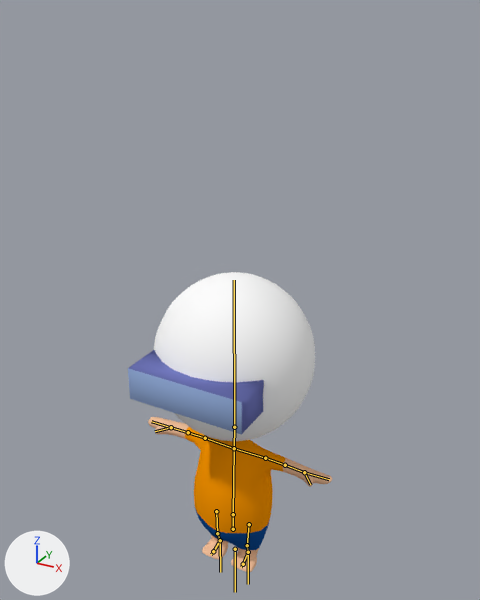
An edit to the Blender file introduction/blend/016_004.blend, drawn before and after from the same camera.
Before and after are seen from a 50 mm lens placed at (4.72, -8.4, 7.36), pointed at (-0.05, 0.28, 3.02). The lights are fixed; the arrows at lower left show +X, +Y and +Z. The bones that bend it are drawn over the model as lines.

Names of what the first picture shows: '立方体'.
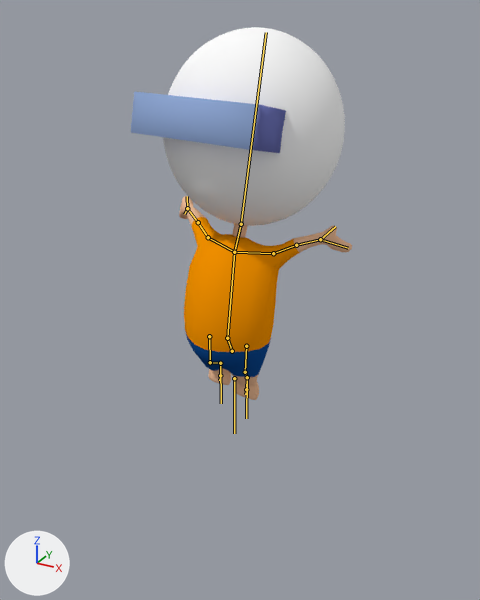
The newer file adds an action. The first version stands in its rest pose; the second is drawn at frame 10 of the action 'Jump'.

Edits to the bpy script that builds the scene:
```text
Change bone_root:
    where bone_root = bpy.data.objects['アーマチュア'].pose.bones['root']
    bone_root.location: (0.0, 0.0, 0.0) -> (0.0, -7.74, 0.0)
Change bone_hips:
    where bone_hips = bpy.data.objects['アーマチュア'].pose.bones['Hips']  # child of 'root'
    bone_hips.rotation_quaternion: (1.0, 0.0, 0.0, 0.0) -> (0.973, -0.231, 0.001, 0.0)  # degrees (0, 0, 0) -> degrees (-27, 0, 0)
Change bone_foot_l:
    where bone_foot_l = bpy.data.objects['アーマチュア'].pose.bones['Foot.L']  # child of 'LowerLeg.L'
    bone_foot_l.rotation_quaternion: (1.0, 0.0, 0.0, 0.0) -> (0.915, 0.403, 0.026, -0.01)  # degrees (0, 0, 0) -> degrees (48, 3, 0)
Change bone_upperleg_r:
    where bone_upperleg_r = bpy.data.objects['アーマチュア'].pose.bones['UpperLeg.R']  # child of 'Hips'
    bone_upperleg_r.rotation_quaternion: (1.0, 0.0, 0.0, 0.0) -> (0.987, -0.015, 0.153, 0.035)  # degrees (0, 0, 0) -> degrees (-1, 18, 4)
Change bone_foot_r:
    where bone_foot_r = bpy.data.objects['アーマチュア'].pose.bones['Foot.R']  # child of 'LowerLeg.R'
    bone_foot_r.rotation_quaternion: (1.0, 0.0, 0.0, 0.0) -> (0.988, 0.071, -0.136, -0.022)  # degrees (0, 0, 0) -> degrees (9, -15, -4)
Change bone_spine:
    where bone_spine = bpy.data.objects['アーマチュア'].pose.bones['Spine']  # child of 'Hips'
    bone_spine.rotation_quaternion: (1.0, 0.0, 0.0, 0.0) -> (0.966, -0.251, -0.066, -0.01)  # degrees (0, 0, 0) -> degrees (-29, -8, 1)
Change bone_neck:
    where bone_neck = bpy.data.objects['アーマチュア'].pose.bones['Neck']  # child of 'Spine'
    bone_neck.rotation_quaternion: (1.0, 0.0, 0.0, 0.0) -> (0.984, 0.174, -0.011, -0.038)  # degrees (0, 0, 0) -> degrees (20, 0, -4)
Change bone_head:
    where bone_head = bpy.data.objects['アーマチュア'].pose.bones['Head']  # child of 'Neck'
    bone_head.rotation_quaternion: (1.0, 0.0, 0.0, 0.0) -> (0.995, -0.089, 0.032, 0.017)  # degrees (0, 0, 0) -> degrees (-10, 4, 2)
Change bone_shoulder_l:
    where bone_shoulder_l = bpy.data.objects['アーマチュア'].pose.bones['Shoulder.L']  # child of 'Spine'
    bone_shoulder_l.rotation_quaternion: (1.0, 0.0, 0.0, 0.0) -> (0.985, 0.158, -0.016, -0.064)  # degrees (0, 0, 0) -> degrees (18, -1, -8)
Change bone_upperarm_l:
    where bone_upperarm_l = bpy.data.objects['アーマチュア'].pose.bones['UpperArm.L']  # child of 'Shoulder.L'
    bone_upperarm_l.rotation_quaternion: (1.0, 0.0, 0.0, 0.0) -> (0.982, 0.031, -0.017, -0.185)  # degrees (0, 0, 0) -> degrees (4, -1, -21)
Change bone_lowerarm_l:
    where bone_lowerarm_l = bpy.data.objects['アーマチュア'].pose.bones['LowerArm.L']  # child of 'UpperArm.L'
    bone_lowerarm_l.rotation_quaternion: (1.0, 0.0, 0.0, 0.0) -> (0.996, 0.064, 0.036, 0.056)  # degrees (0, 0, 0) -> degrees (8, 4, 7)
Change bone_hand_l:
    where bone_hand_l = bpy.data.objects['アーマチュア'].pose.bones['Hand.L']  # child of 'LowerArm.L'
    bone_hand_l.rotation_quaternion: (1.0, 0.0, 0.0, 0.0) -> (0.758, -0.204, -0.564, 0.258)  # degrees (0, 0, 0) -> degrees (-65, -48, 70)
Change bone_thumb_l:
    where bone_thumb_l = bpy.data.objects['アーマチュア'].pose.bones['Thumb.L']  # child of 'LowerArm.L'
    bone_thumb_l.rotation_quaternion: (1.0, 0.0, 0.0, 0.0) -> (0.745, 0.41, -0.519, 0.09)  # degrees (0, 0, 0) -> degrees (76, -58, -33)
Change bone_shoulder_r:
    where bone_shoulder_r = bpy.data.objects['アーマチュア'].pose.bones['Shoulder.R']  # child of 'Spine'
    bone_shoulder_r.rotation_quaternion: (1.0, 0.0, 0.0, 0.0) -> (0.983, 0.062, 0.159, 0.068)  # degrees (0, 0, 0) -> degrees (9, 18, 9)
Change bone_upperarm_r:
    where bone_upperarm_r = bpy.data.objects['アーマチュア'].pose.bones['UpperArm.R']  # child of 'Shoulder.R'
    bone_upperarm_r.rotation_quaternion: (1.0, 0.0, 0.0, 0.0) -> (0.982, 0.056, -0.02, 0.179)  # degrees (0, 0, 0) -> degrees (6, -3, 21)
Change bone_hand_r:
    where bone_hand_r = bpy.data.objects['アーマチュア'].pose.bones['Hand.R']  # child of 'LowerArm.R'
    bone_hand_r.rotation_quaternion: (1.0, 0.0, 0.0, 0.0) -> (0.682, -0.071, 0.559, -0.465)  # degrees (0, 0, 0) -> degrees (-59, 44, -95)
Change bone_thumb_r:
    where bone_thumb_r = bpy.data.objects['アーマチュア'].pose.bones['Thumb.R']  # child of 'LowerArm.R'
    bone_thumb_r.rotation_quaternion: (1.0, 0.0, 0.0, 0.0) -> (0.68, 0.409, 0.483, -0.371)  # degrees (0, 0, 0) -> degrees (45, 74, -23)
Change bone_leg_l:
    where bone_leg_l = bpy.data.objects['アーマチュア'].pose.bones['Leg.L']  # child of 'root'
    bone_leg_l.location: (0.0, 0.0, 0.0) -> (-0.08, -0.02, -0.01)
Change bone_leg_r:
    where bone_leg_r = bpy.data.objects['アーマチュア'].pose.bones['Leg.R']  # child of 'root'
    bone_leg_r.location: (0.0, 0.0, 0.0) -> (0.08, -0.23, 0.1)
```

Changed parts and their boxes [x1, y1, x2, y2] in the pictures (480 x 600 px):
'立方体', posed (8% wider, 24% taller): before [128, 272, 332, 572]; after [131, 27, 352, 400]
bone 'root', root to tip: before (235, 549) to (235, 592); after (234, 378) to (234, 433)
bone 'Hips', root to tip: before (233, 529) to (233, 514); after (232, 351) to (227, 338)
bone 'Foot.L', root to tip: before (248, 552) to (243, 564); after (247, 377) to (246, 389)
bone 'UpperLeg.R', root to tip: before (216, 511) to (217, 533); after (209, 336) to (210, 362)
bone 'Foot.R', root to tip: before (220, 540) to (213, 551); after (220, 363) to (220, 375)
bone 'Spine', root to tip: before (233, 514) to (234, 448); after (227, 338) to (234, 252)
bone 'Neck', root to tip: before (234, 448) to (234, 427); after (234, 252) to (241, 224)
bone 'Head', root to tip: before (234, 427) to (234, 280); after (241, 224) to (266, 32)
bone 'Shoulder.L', root to tip: before (234, 448) to (265, 458); after (234, 252) to (273, 253)
bone 'UpperArm.L', root to tip: before (265, 458) to (285, 465); after (273, 253) to (296, 245)
bone 'LowerArm.L', root to tip: before (285, 465) to (304, 472); after (296, 245) to (320, 239)
bone 'Hand.L', root to tip: before (304, 472) to (329, 479); after (320, 239) to (348, 248)
bone 'Thumb.L', root to tip: before (304, 472) to (310, 484); after (320, 239) to (335, 226)
bone 'Shoulder.R', root to tip: before (234, 448) to (205, 438); after (234, 252) to (208, 237)
bone 'UpperArm.R', root to tip: before (205, 438) to (188, 432); after (208, 237) to (198, 222)
bone 'Hand.R', root to tip: before (171, 427) to (151, 421); after (187, 208) to (184, 214)
bone 'Thumb.R', root to tip: before (171, 427) to (155, 431); after (187, 208) to (187, 196)
bone 'Leg.L', root to tip: before (248, 552) to (248, 584); after (247, 377) to (246, 418)
bone 'Leg.R', root to tip: before (220, 540) to (220, 572); after (220, 363) to (221, 403)
